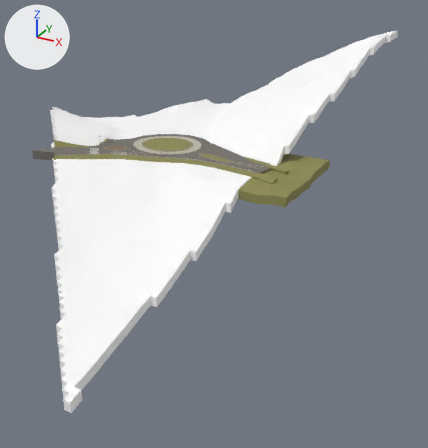
An edit to the glTF model app/world/hand/conz_27.glb, drawn before and after from the same camera.
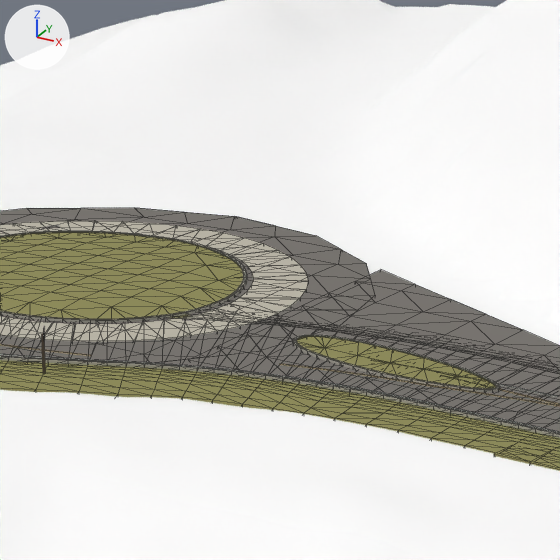
Each version appears first whole from a camera (50 mm lens) standing at (112.1, -164.3, 240.1) and looking at (8.0, 25.1, 145.4), and next in a close-up on the part from 36% to 56% of the width and 23% to 42% of the height. Every picture has the same lights, and +X, +Y and +Z are marked at upper left. The older version's two pictures come first. The close-ups show mesh edges as thin lines. Vertices at exactly the same position are counted once.

The first close-up shows 'kerb27_10000', 'kerb_pen27_2', 'kerb_pen27_3', 'lot27_5', 'lot27_6', 'lot_apron27', 'road27', 'terrain27', 'verge27L', 'verge_pen27_2', 'verge_pen27_3' and 5 more.
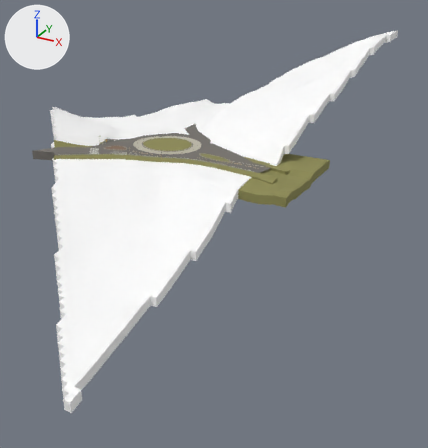
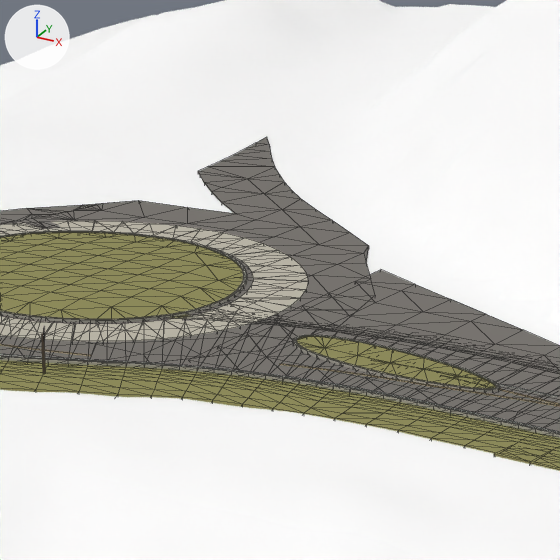
The change, as a diff of the scene's bpy script:
```diff
--- a/app/world/hand/conz_27.glb.py
+++ b/app/world/hand/conz_27.glb.py
@@ me_mesh_14 @@
 # used by ob_lot27_5; location = (-913.46, -535.35, 0.0)
-me_mesh_14.from_pydata(...)  # 164 vertices, 293 faces; spans x 885.8..924.0, y 528.1..566.6, z 175.0..180.1
+me_mesh_14.from_pydata(...)  # 246 vertices, 435 faces; spans x 885.8..924.0, y 528.1..587.1, z 174.3..180.1
+# me_mesh_14 part 1
+# 8 vertices are removed from x 898.5..916.4, y 563.5..566.6, z 175.1..178.2
+# 34 faces are deleted
+# 4 vertices move from x 898.5..916.4, y 563.5..565.3, z 175.1..175.2 to x 898.2..917.4, y 564.3..567.1, z 175.0..175.2
+# 58 vertices are added at x 896.8..918.0, y 557.6..587.1, z 174.3..178.5
+# 23 new vertices lie (0.0, 0.0, 3.0) away from vertices in x 897.6..912.7, y 567.0..587.1, z 174.3..175.1
+# 9 new vertices lie (0.2, 0.5, 0.0) away from vertices in x 896.8..898.8, y 557.6..564.6, z 178.2..178.5
+# 176 new faces join them
 me_mesh_14.materials.append(mat_lot)
```

Boxes [x1, y1, x2, y2] around the edits, measured in the close-ups (560 x 560 px):
'lot27_5', reshaped
    before: [0, 208, 369, 357]
    after: [0, 137, 369, 357]
part 1 of me_mesh_14, built on
    before: [0, 208, 365, 264]
    after: [0, 137, 369, 264]
